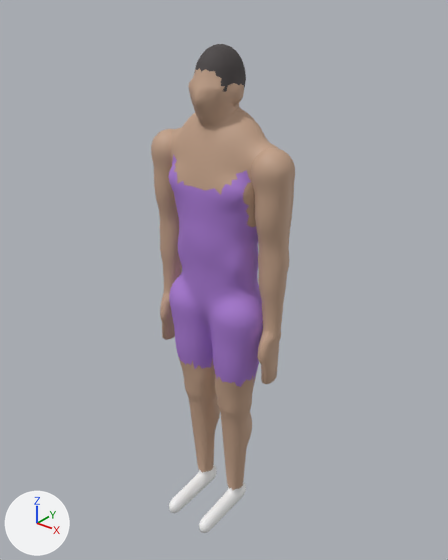
Two versions of the glTF model public/models/players/forward.glb, one commit apart.
Camera for both pictures: a 50 mm lens placed at (1.52, -1.86, 2.38), pointed at (0.01, 0.02, 1.22). The axes (+X, +Y, +Z) are drawn at lower left. The lights are the same throughout. The first picture is the older version. Vertices at exactly the same position are counted once.

Before the edit, the objects in view are built like this:
```python
me_body = bpy.data.meshes.new('body')
me_body.from_pydata(...)  # 3927 vertices, 7775 faces; spans x -0.34..0.34, y -0.26..0.14, z 0.0..1.83
# faces by material slot: [2753, 4310, 712]
me_body.materials.append(mat_kit)  # purple #ac7cd6
me_body.materials.append(mat_skin)  # beige #c4a289
me_body.materials.append(mat_shoes)  # white #f9f9f9
me_hair = bpy.data.meshes.new('hair')
me_hair.from_pydata(...)  # 251 vertices, 443 faces; spans x -0.1..0.1, y -0.091..0.122, z 1.962..2.172
me_hair.materials.append(mat_hair)  # dark grey #4b4545
me_head = bpy.data.meshes.new('head')
me_head.from_pydata(...)  # 552 vertices, 978 faces; spans x -0.279..0.279, y -0.126..0.142, z 1.77..2.095
me_head.materials.append(mat_skin)  # beige #c4a289
ob_body_mesh = bpy.data.objects.new('body_mesh', me_body)
ob_body_mesh.location = (0.0, 0.0, 0.0)
ob_hair_mesh = bpy.data.objects.new('hair_mesh', me_hair)
ob_hair_mesh.location = (0.0, 0.0, 0.0)
ob_head_mesh = bpy.data.objects.new('head_mesh', me_head)
ob_head_mesh.location = (0.0, 0.0, 0.0)
```
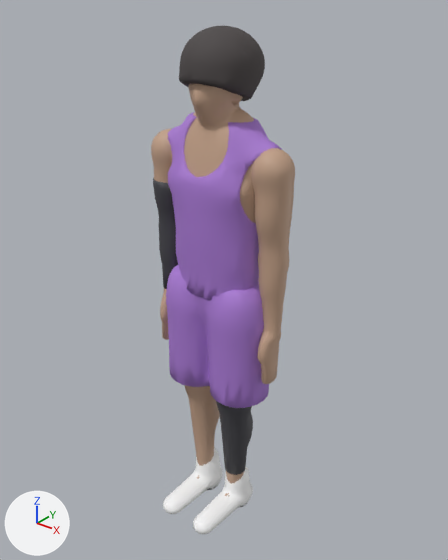
Diff of the bpy script that builds the scene:
```diff
--- a/public/models/players/forward.glb.py
+++ b/public/models/players/forward.glb.py
@@ me_body @@
-me_body.from_pydata(...)  # 3927 vertices, 7775 faces; spans x -0.34..0.34, y -0.26..0.14, z 0.0..1.83
+me_body.from_pydata(...)  # 3589 vertices, 7109 faces; spans x -0.34..0.34, y -0.26..0.14, z 0.0..1.83
+# me_body part 1: 31 vertices moved within x -0.27..0.27, y -0.12..0.13, z 0.11..1.81; 604 vertices removed from x -0.29..0.29, y -0.25..0.14, z 0.01..1.82; 266 vertices added at x -0.29..0.29, y -0.25..0.14, z 0.01..1.81
+# me_body part 2: 1526 faces spanning x -0.24..0.24, y -0.13..0.14, z 0.76..1.78 switch from mat_kit (purple #ac7cd6) to mat_skin (beige #c4a289)
+# me_body part 3: 494 faces spanning x -0.14..0.14, y -0.26..0.08, z 0.0..0.14 switch from mat_shoes (white #f9f9f9) to mat_skin (beige #c4a289)
@@ me_head @@
-me_head.from_pydata(...)  # 552 vertices, 978 faces; spans x -0.279..0.279, y -0.126..0.142, z 1.77..2.095
+me_head.from_pydata(...)  # 645 vertices, 1229 faces; spans x -0.281..0.281, y -0.126..0.141, z 1.77..2.172
+# me_head part 4: 7 vertices moved from x -0.279..0.264, y -0.106..0.046, z 1.786..2.018 to x -0.281..0.27, y -0.108..0.043, z 1.775..2.012; 141 vertices removed from x -0.272..0.279, y -0.123..0.142, z 1.774..2.089; 234 vertices added at x -0.266..0.281, y -0.123..0.141, z 1.775..2.172
 me_head.materials.append(mat_skin)
@@ me_hair @@
-me_hair.from_pydata(...)  # 251 vertices, 443 faces; spans x -0.1..0.1, y -0.091..0.122, z 1.962..2.172
+me_hair.from_pydata(...)  # 307 vertices, 610 faces; spans x -0.099..0.099, y -0.109..0.126, z 1.973..2.176
+# me_hair part 5: 251 vertices removed from x -0.1..0.1, y -0.091..0.122, z 1.962..2.172; 307 vertices added at x -0.099..0.099, y -0.109..0.126, z 1.973..2.176
 me_hair.materials.append(mat_hair)
@@ ob_sleeve_leg_mesh @@
+ob_sleeve_leg_mesh = bpy.data.objects.new('sleeve_leg_mesh', me_sleeve_leg)  # 180 vertices, 356 faces; spans x 0.033..0.186, y -0.096..0.093, z 0.229..0.687; in mat_sleeve (dark grey #45454b)
+ob_sleeve_leg_mesh.location = (0.0, 0.0, 0.0)
@@ ob_sleeve_arm_mesh @@
+ob_sleeve_arm_mesh = bpy.data.objects.new('sleeve_arm_mesh', me_sleeve_arm)  # 184 vertices, 364 faces; spans x -0.338..-0.189, y -0.075..0.084, z 1.101..1.624; in mat_sleeve (dark grey #45454b)
+ob_sleeve_arm_mesh.location = (0.0, 0.0, 0.0)
@@ ob_hair_afro_mesh @@
+ob_hair_afro_mesh = bpy.data.objects.new('hair_afro_mesh', me_hair_afro)  # 412 vertices, 820 faces; spans x -0.157..0.157, y -0.137..0.184, z 1.957..2.233; in mat_hair (dark grey #4b4545)
+ob_hair_afro_mesh.location = (0.0, 0.0, 0.0)
@@ ob_shoes_mesh @@
+ob_shoes_mesh = bpy.data.objects.new('shoes_mesh', me_shoes)  # 466 vertices, 924 faces; spans x -0.167..0.167, y -0.292..0.109, z 0.0..0.232; in mat_shoes (white #f9f9f9), mat_sole (dark grey #616169)
+ob_shoes_mesh.location = (0.0, 0.0, 0.0)
@@ ob_shorts_mesh @@
+ob_shorts_mesh = bpy.data.objects.new('shorts_mesh', me_shorts)  # 669 vertices, 1334 faces; spans x -0.259..0.259, y -0.145..0.153, z 0.708..1.256; in mat_kit (purple #ac7cd6)
+ob_shorts_mesh.location = (0.0, 0.0, 0.0)
@@ ob_jersey_mesh @@
+ob_jersey_mesh = bpy.data.objects.new('jersey_mesh', me_jersey)  # 762 vertices, 1520 faces; spans x -0.265..0.266, y -0.143..0.147, z 1.188..1.908; in mat_kit (purple #ac7cd6)
+ob_jersey_mesh.location = (0.0, 0.0, 0.0)
```

Boxes (x1, y1, x2, y2) around the edits, measured in the pictures (448 x 560 px; the box of a moved part takes in the faces that stretch with it):
'jersey_mesh', added (purple): after (168, 112, 282, 301)
'shorts_mesh', added (purple): after (166, 265, 269, 408)
'hair_afro_mesh', added: after (179, 26, 265, 101)
'shoes_mesh', added: after (163, 448, 253, 534)
'sleeve_leg_mesh', added: after (216, 401, 253, 475)
'sleeve_arm_mesh', added: after (153, 178, 178, 289)
part 1 of me_body, built on (mostly hidden afterwards): before (169, 141, 263, 527); after (184, 147, 256, 483)
part 2 of me_body, recoloured: before (169, 169, 263, 387); after (240, 183, 249, 218)
part 3 of me_body, recoloured: before (169, 465, 246, 533); after (197, 475, 229, 496)
part 4 of me_head, moved or reshaped: before (172, 69, 278, 162); after (184, 84, 250, 159)
part 5 of me_hair, moved or reshaped (not visible afterwards): before (194, 44, 246, 92)
